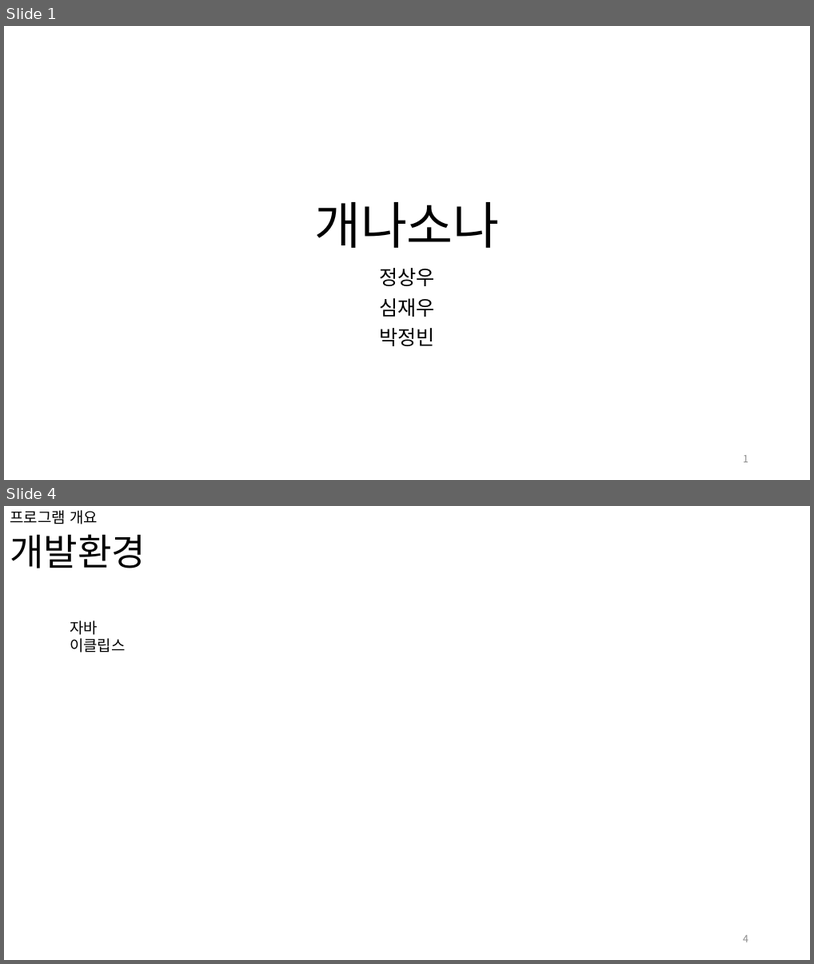
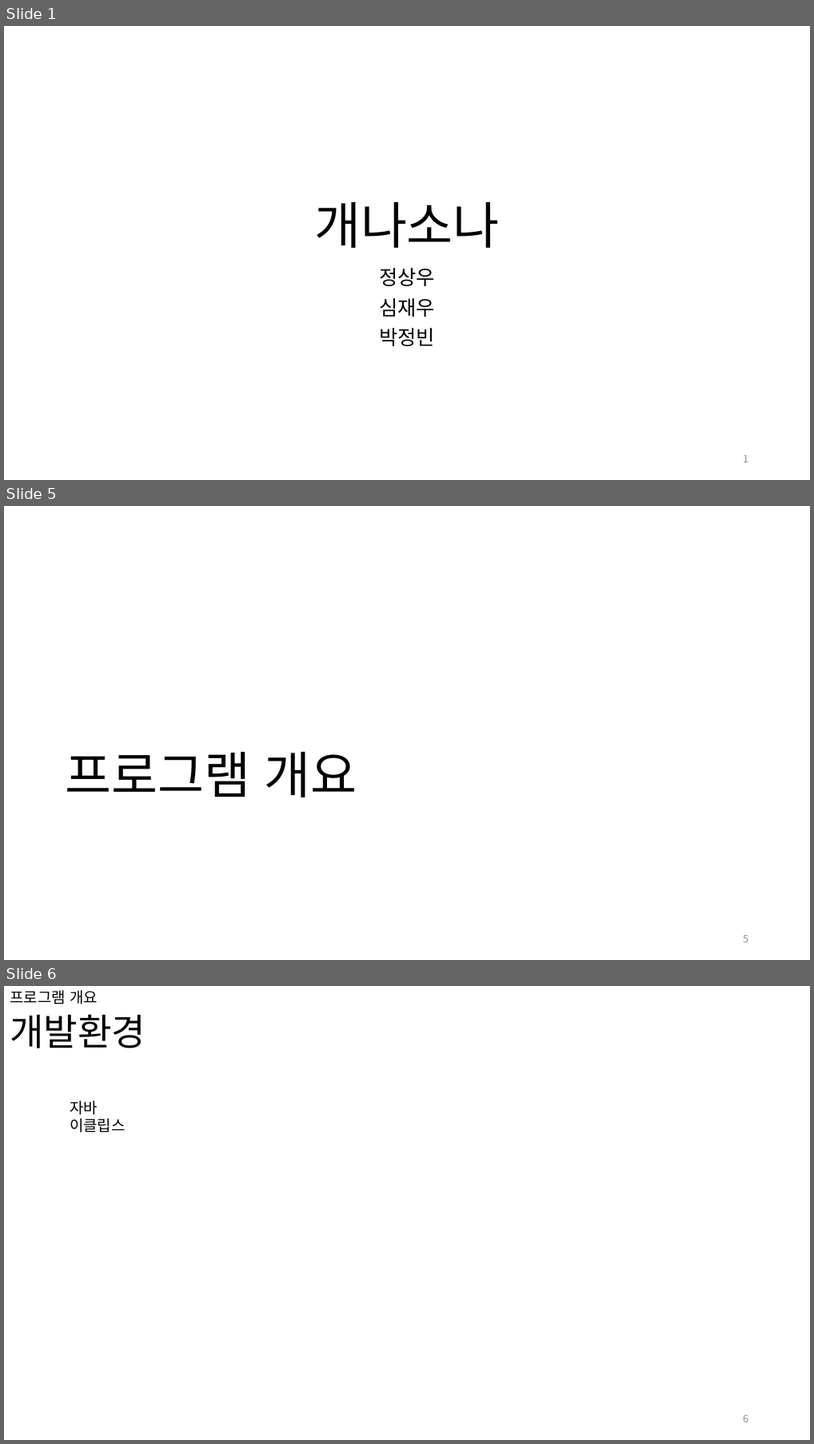
Before and after one commit to pknu-wap/Dogs-SONAR, a slide deck: others/presentation.pptx. Shown one above the other, each under a label of ours: slides 1 and 4 before the commit, slides 1, 5 and 6 after it; the slides between them are not shown. The pictures are 814x964 and 814x1444 pixels, drawn with LibreOffice and Linux fonts; fonts in the diff are those of the drawing. Boxes give left, top, right and bottom in pixels: in the first picture for what was removed or moved away, otherwise in the second. Text is boxed around its words. In the diff, an @@ line names an element or a change of style, - is before the commit and + after.

```diff
--- a/others/presentation.pptx
+++ b/others/presentation.pptx
@@ slide 5 added at box(4, 506, 810, 960), background #FFFFFF @@
@@ title added at box(65, 752, 358, 797), 60 pt, text #000000 @@
+프로그램 개요
@@ page number added at box(743, 935, 749, 942), 12 pt, text #8C8C8C @@
+5
@@ what was slide 4 is now slide 6 @@
@@ page number at box(743, 1415, 749, 1422): text changed @@
-4
+6
```
Also in this commit, not shown: 6 slides changed, 2 other slides added.
